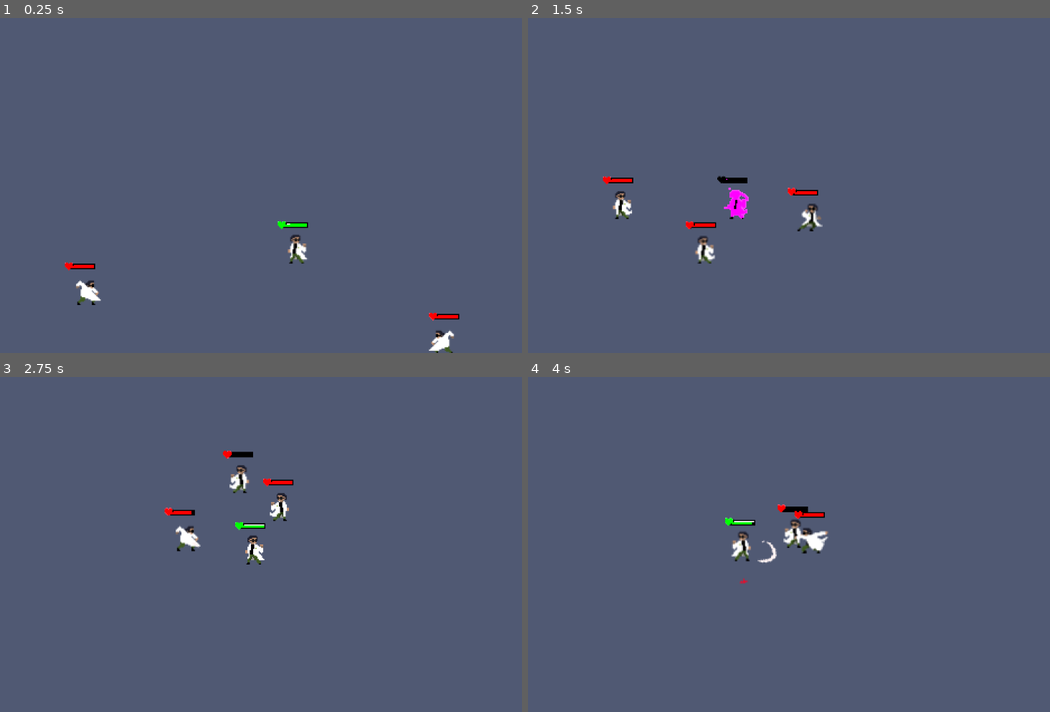
Above: before the commit, frames 1-4 (two rows, left to right).
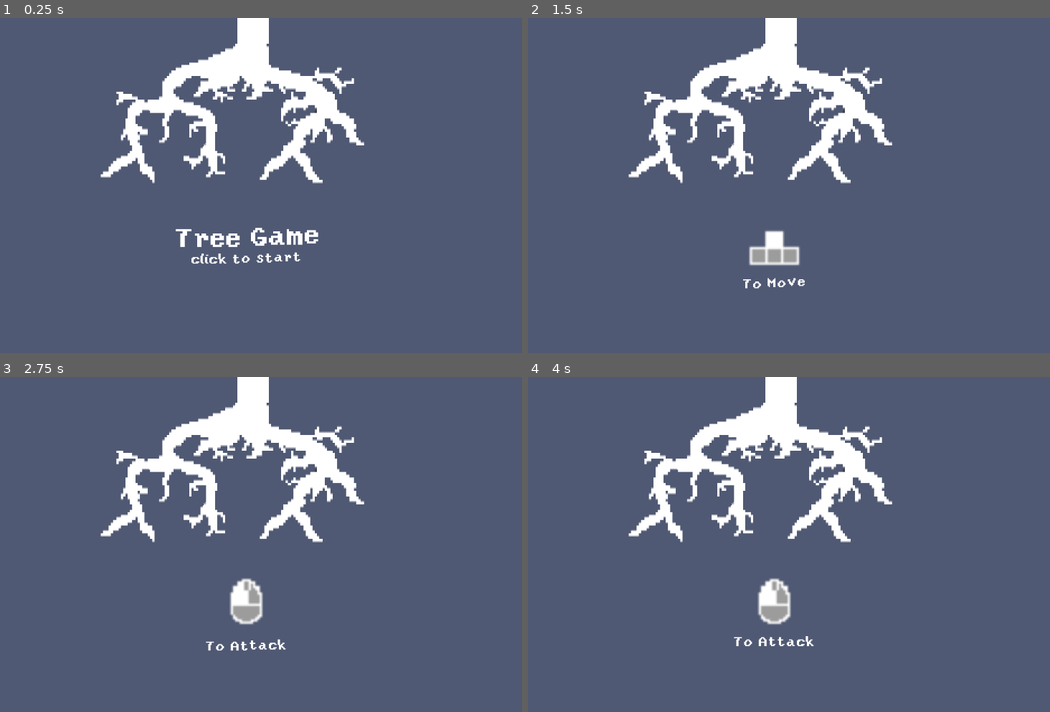
Above: after the commit, the same moments.

Repository: TitouanCh/ggj2023
Game: Godot game, scene res://scenes/flask.tscn
Two runs of this game, one before a commit and one after it. Both use one fixed random seed, a clock stepped at 60 frames per second and the inputs below. The engine's default icon, where the game draws it, is replaced by a stand-in: a white triangle on a blue panel in a dark square.
Inputs (mouse positions are in pixels of both pictures, inside the frame that each line leads up to):
- Up to frame 1 (0.25 s): no input
- Up to frame 2 (1.5 s): tap Enter at 0.5 s; move the mouse to (888, 168) at 0.52 s; hold Right (right) 0.53-1.28 s; click (888, 168) at 0.6 s; move the mouse to (648, 202) at 1.27 s; hold S (down) from 1.28 s (still down); right-click (648, 202) at 1.35 s
- Up to frame 3 (2.75 s): move the mouse to (292, 470) at 2.02 s; release S (down) at 2.03 s; hold Right (right) from 2.03 s (still down); click (292, 470) at 2.1 s
- Up to frame 4 (4 s): move the mouse to (736, 611) at 2.77 s; release Right (right) at 2.78 s; hold Up (up) 2.78-3.53 s; right-click (736, 611) at 2.85 s; move the mouse to (935, 594) at 3.52 s; hold A (left) from 3.53 s (still down); click (935, 594) at 3.6 s

The runs differ from the first frame. In frame 1, 9.0% of the frame differs, in the area x 12-89%, y 0-100%; in frame 2, 9.4%, in the area x 14-70%, y 0-81%; in frame 3, 9.3%; in frame 4, 9.0%.

Commit message:
intro

Diff:
--- /dev/null
+++ b/scenes/introduction.tscn
@@ -0,0 +1,59 @@
+[gd_scene load_steps=11 format=2]
+
+[ext_resource path="res://fonts/fontTheme.tres" type="Theme" id=1]
+[ext_resource path="res://sprites/controls/zqsd1.png" type="Texture" id=2]
+[ext_resource path="res://sprites/controls/zqsd4.png" type="Texture" id=3]
+[ext_resource path="res://sprites/controls/zqsd3.png" type="Texture" id=4]
+[ext_resource path="res://scripts/introduction.gd" type="Script" id=5]
+[ext_resource path="res://sprites/background_0/fond_racines_blanc.png" type="Texture" id=6]
+[ext_resource path="res://sprites/controls/mouse1.png" type="Texture" id=7]
+[ext_resource path="res://sprites/controls/zqsd2.png" type="Texture" id=8]
+[ext_resource path="res://sprites/controls/mouse2.png" type="Texture" id=9]
+
+[sub_resource type="SpriteFrames" id=1]
+animations = [ {
+"frames": [ ExtResource( 2 ), ExtResource( 8 ), ExtResource( 4 ), ExtResource( 3 ) ],
+"loop": true,
+"name": "keys",
+"speed": 10.0
+}, {
+"frames": [ ExtResource( 9 ) ],
+"loop": true,
+"name": "souris1",
+"speed": 5.0
+}, {
+"frames": [ ExtResource( 7 ) ],
+"loop": true,
+"name": "souris2",
+"speed": 5.0
+} ]
+
+[node name="introduction" type="Node2D"]
+script = ExtResource( 5 )
+
+[node name="title" type="RichTextLabel" parent="."]
+margin_left = 164.0
+margin_top = 170.0
+margin_right = 368.0
+margin_bottom = 270.0
+theme = ExtResource( 1 )
+bbcode_enabled = true
+bbcode_text = "[wave amp=20 freq=2][center][b]Tree Game[/b]
+click to start[/center][/wave]"
+text = "Tree Game
+click to start"
+
+[node name="sprite" type="AnimatedSprite" parent="."]
+visible = false
+position = Vector2( 266, 205 )
+scale = Vector2( 2, 2 )
+frames = SubResource( 1 )
+animation = "keys"
+frame = 2
+playing = true
+
+[node name="roots" type="Sprite" parent="."]
+position = Vector2( 256, 75 )
+scale = Vector2( 0.5, 0.5 )
+z_index = -10
+texture = ExtResource( 6 )
--- a/scenes/main.tscn
+++ b/scenes/main.tscn
@@ -8,5 +8,4 @@
 
 [node name="music" type="AudioStreamPlayer" parent="."]
 stream = ExtResource( 1 )
-autoplay = true
 bus = "BattleBus"
--- a/scenes/tree.tscn
+++ b/scenes/tree.tscn
@@ -33,5 +33,4 @@
 
 [node name="music" type="AudioStreamPlayer" parent="."]
 stream = ExtResource( 4 )
-autoplay = true
 bus = "TreeBus"
--- /dev/null
+++ b/scripts/introduction.gd
@@ -0,0 +1,41 @@
+extends Node2D
+
+var slide = 0
+var Tdelta = 0
+
+func _process(delta):
+	if Input.is_action_just_pressed("click") and slide == 0:
+		slide = 1
+		print("y")
+		$sprite.visible = true
+		get_parent().startMusic()
+		changeSlide(slide)
+
+	if slide > 0 and Tdelta > 2:
+		slide += 1
+		Tdelta = 0
+		changeSlide(slide)
+		if slide == 4:
+			get_parent().startGeneration(0)
+			self.queue_free()
+
+
+	if slide > 0:
+		Tdelta += delta
+		$title.rect_position = $title.rect_position.linear_interpolate(Vector2(164, 220), delta * 4)
+
+
+func changeSlide(s):
+	slide = s
+
+	if slide == 1:
+		$sprite.animation = "keys"
+		$title.bbcode_text = "[wave amp=20 freq=2][center]To Move[/center][/wave]"
+
+	if slide == 2:
+		$sprite.animation = "souris1"
+		$title.bbcode_text = "[wave amp=20 freq=2][center]To Attack[/center][/wave]"
+
+	if slide == 3:
+		$sprite.animation = "souris2"
+		$title.bbcode_text = "[wave amp=20 freq=2][center]To Dash[/center][/wave]"
--- a/scripts/main.gd
+++ b/scripts/main.gd
@@ -2,6 +2,8 @@
 
 
 var generation = 0
+
+var introScene = preload("res://scenes/introduction.tscn")
 
 var enemyScene = preload("res://scenes/enemy.tscn")
 var playerScene = preload("res://scenes/player.tscn")
@@ -14,6 +16,7 @@
 
 var player = null
 var tree = null
+var intro = null
 
 var numberOfEnemies = 3
 var actualNumberOfEnemies = 0
@@ -25,10 +28,18 @@
 var decibelBattle = 0
 var decibelBattleTemp = 0
 
+
+
 func _ready():
-	startGeneration(generation)
+	intro = introScene.instance()
+	add_child(intro)
+
+#	startGeneration(generation)
 
 #	choosePerk()
+
+func startMusic():
+	$music.play()
 
 func _process(delta):
 	# - AUDIO
--- a/scripts/tree.gd
+++ b/scripts/tree.gd
@@ -37,6 +37,9 @@
 
 	boucletree+=1
 	createTree(choix)
+
+func startMusic():
+	$music.play()
 
 func _process(delta):
 	if player: self.position = self.position.linear_interpolate(player.position - Vector2(0, Yoffset), delta * 40)
